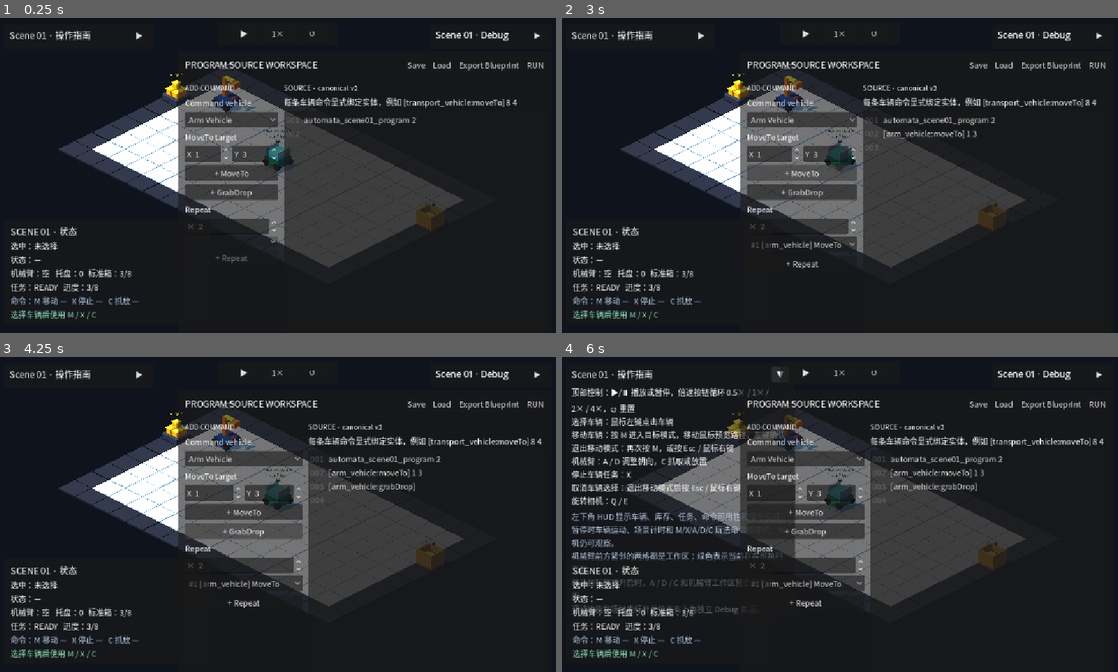
Above: before the commit, frames 1-4 (two rows, left to right).
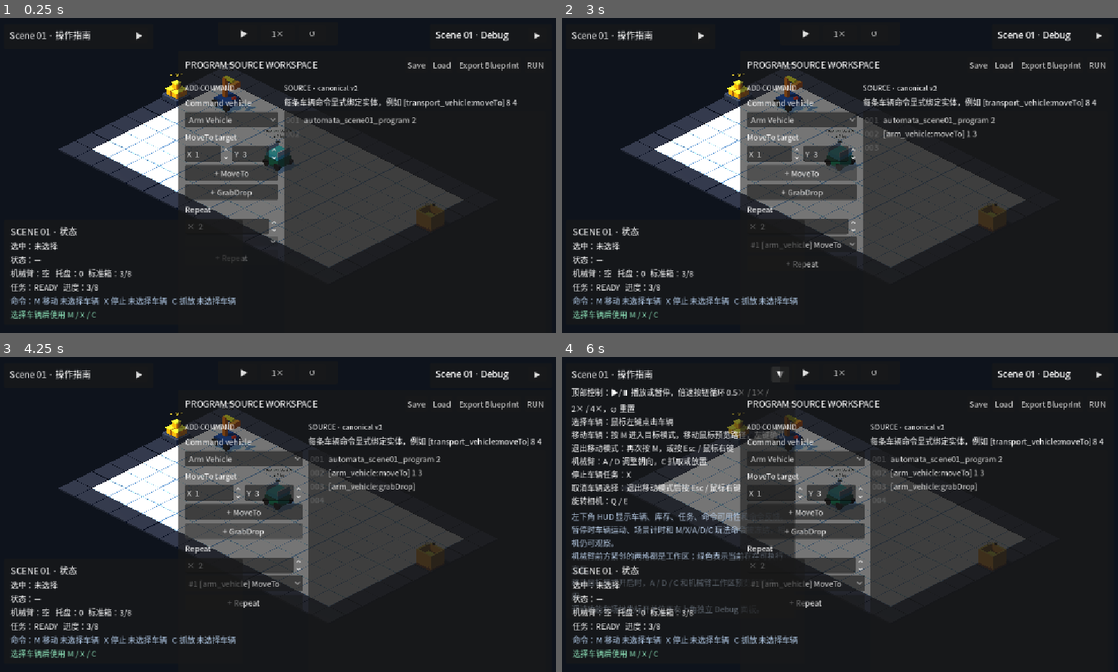
Above: after the commit, the same moments.

Repository: Ri0n72Y/automata
Game: Godot game, scene res://scenes/scene_01/scene_01_basic_packing.tscn
The game is run twice, just before and just after one commit, with the same random seed, the same clock (stepped at 60 frames per second) and the same inputs.
Inputs:
- Up to frame 1 (0.25 s): no input
- Up to frame 2 (3 s): click "Export Blueprint" at 0.5 s; click "RUN" at 1.25 s; click "Arm Vehicle" at 2 s; click "+ MoveTo" at 2.75 s
- Up to frame 3 (4.25 s): click "+ GrabDrop" at 3.5 s
- Up to frame 4 (6 s): click "#1 [arm_vehicle] MoveTo" at 4.25 s; click "+ Repeat" at 5 s; click "▶" at 5.75 s

The runs differ from the first frame. In frame 1, 0.5% of the frame differs, in the area x 10-44%, y 75-92%; in frame 2, 0.6%, in the area x 10-44%, y 71-92%; in frame 3, 0.6%; in frame 4, 0.6%.
Error before the commit: Parse Error: Could not resolve external class member "set_command_vehicle". (res://scripts/scene_01/scene_01_lifecycle_grab_drop_controller.gd:37)

Commit message:
fix(scene-01): simplify explicit vehicle grab drop dispatch

Diff:
--- a/scripts/scene_01/scene_01_lifecycle_grab_drop_controller.gd
+++ b/scripts/scene_01/scene_01_lifecycle_grab_drop_controller.gd
@@ -1,12 +1,11 @@
 class_name Scene01LifecycleGrabDropController
 extends "res://scripts/input/vehicle_grab_drop_controller.gd"
-
-const BaseGrabDropControllerScript := preload("res://scripts/input/vehicle_grab_drop_controller.gd")
-const CommandSelectionProxyScript := preload("res://scripts/scene_01/scene_01_command_vehicle_selection_proxy.gd")
 
 @export var scene_controller_path: NodePath = NodePath("../../..")
 
 var _scene_controller: Node
+var _command_vehicle: VehicleActor
+var _command_vehicle_active := false
 
 
 func _ready() -> void:
@@ -32,20 +31,12 @@
 		return null
 	if vehicle != null and not _ensure_gameplay_running():
 		return null
-	var command_selection := CommandSelectionProxyScript.new()
-	var command_delegate := BaseGrabDropControllerScript.new()
-	command_selection.set_command_vehicle(vehicle)
-	command_delegate.vehicle_selection_controller = command_selection
-	command_delegate.vehicle_manager = vehicle_manager
-	command_delegate.object_manager = object_manager
-	var result := command_delegate.request_selected_grab_drop() as GrabDropResultScript
-	command_selection.clear_command_vehicle()
-	command_delegate.free()
-	command_selection.free()
+	_command_vehicle = vehicle
+	_command_vehicle_active = true
+	var result := super.request_selected_grab_drop() as GrabDropResultScript
+	_command_vehicle_active = false
+	_command_vehicle = null
 	refresh_interaction_preview()
-	if result != null:
-		var vehicle_id := vehicle.get_vehicle_id() if vehicle != null else &""
-		grab_drop_completed.emit(vehicle_id, result.action, result.status)
 	return result
 
 
@@ -71,6 +62,12 @@
 	refresh_interaction_preview()
 
 
+func _get_selected_vehicle() -> VehicleActor:
+	if _command_vehicle_active:
+		return _command_vehicle
+	return super._get_selected_vehicle()
+
+
 func _ensure_gameplay_running() -> bool:
 	if not _has_lifecycle_contract():
 		return false
